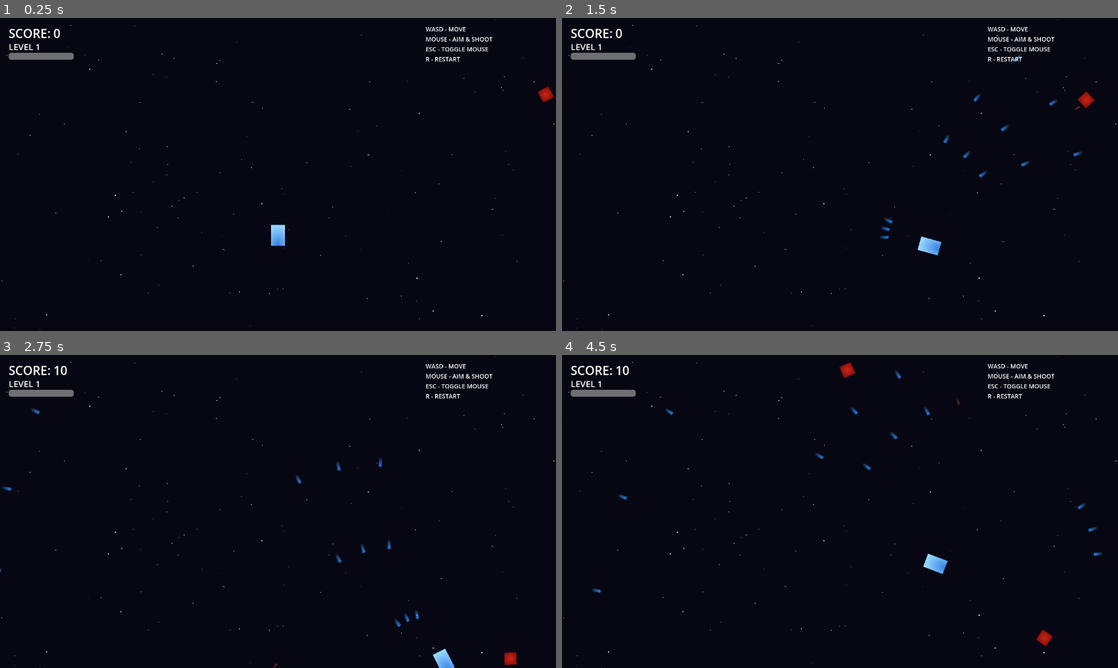
Above: before the commit, frames 1-4 (two rows, left to right).
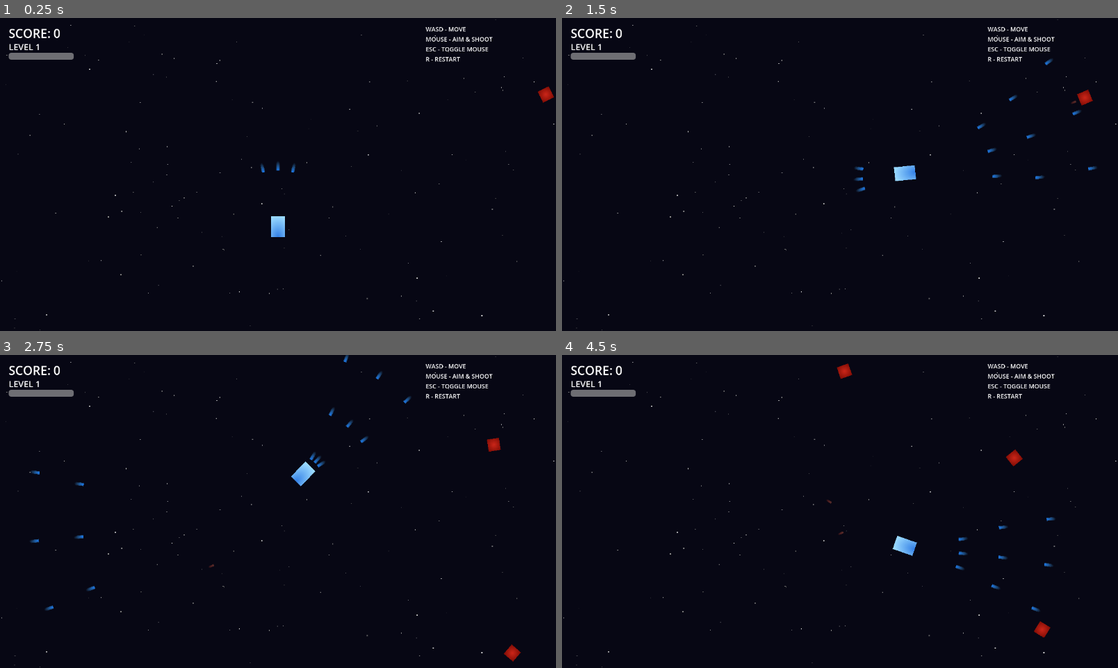
Above: after the commit, the same moments.

Repository: July-X/godot-game-one
Game: Godot game, scene res://scenes/main.tscn
The game is run twice, just before and just after one commit, with the same random seed, the same clock (stepped at 60 frames per second) and the same inputs.
Inputs (mouse positions are in pixels of both pictures, inside the frame that each line leads up to):
- Up to frame 1 (0.25 s): no input
- Up to frame 2 (1.5 s): tap Enter at 0.5 s; move the mouse to (962, 158) at 0.52 s; press the mouse at (962, 158) at 0.53 s; hold D (move_right, bound only before the commit) 0.53-1.28 s; move the mouse to (728, 190) at 1.27 s; release the mouse at (728, 190) at 1.28 s; hold S (move_down, bound only before the commit) from 1.28 s (still down); click (728, 190) at 1.35 s
- Up to frame 3 (2.75 s): move the mouse to (333, 442) at 2.02 s; release S (move_down, bound only before the commit) at 2.03 s; press the mouse at (333, 442) at 2.03 s; hold D (move_right, bound only before the commit) from 2.03 s (still down); tap R at 2.1 s
- Up to frame 4 (4.5 s): move the mouse to (812, 574) at 2.77 s; release D (move_right, bound only before the commit) at 2.78 s; release the mouse at (812, 574) at 2.78 s; hold W (move_up, bound only before the commit) 2.78-3.53 s; click (812, 574) at 2.85 s; move the mouse to (1006, 558) at 3.52 s; press the mouse at (1006, 558) at 3.53 s; hold A (move_left, bound only before the commit) from 3.53 s (still down); move the mouse to (673, 464) at 4.27 s; release the mouse at (673, 464) at 4.28 s; tap R at 4.35 s

The runs differ from the first frame. In frame 1, 0.3% of the frame differs, in the area x 46-100%, y 22-73%; in frame 2, 0.8%; in frame 3, 1.0%; in frame 4, 1.1%, in the area x 5-98%, y 2-94%.

Commit message:
feat: 鼠标方向移动+自动射击+自动拾取道具

Diff:
--- a/project.godot
+++ b/project.godot
@@ -1,49 +1,32 @@
 ; Engine configuration file.
+; It's best edited using the editor UI and not directly,
+; since the parameters that go here are not all obvious.
+;
+; Format:
+;   [section] ; section goes between []
+;   param=value ; assign values to parameters
+
 config_version=5
 
 [application]
+
 config/name="Space Bullet Hell"
 run/main_scene="res://scenes/main.tscn"
 config/features=PackedStringArray("4.6")
 
 [autoload]
+
 GameState="*res://scripts/game_state.gd"
 SFX="*res://scripts/sfx_manager.gd"
 
 [display]
+
 window/size/viewport_width=1280
 window/size/viewport_height=720
 window/size/mode=4
 window/size/borderless=true
 window/stretch/mode="viewport"
-window/stretch/aspect="keep"
-
-[input]
-move_up={
-"deadzone": 0.5,
-"events": [Object(InputEventKey,"resource_local_to_scene":false,"resource_name":"","device":-1,"window_id":0,"alt_pressed":false,"shift_pressed":false,"ctrl_pressed":false,"meta_pressed":false,"pressed":false,"keycode":0,"physical_keycode":87,"key_label":0,"unicode":119,"location":0,"echo":false,"script":null)
-]
-}
-move_down={
-"deadzone": 0.5,
-"events": [Object(InputEventKey,"resource_local_to_scene":false,"resource_name":"","device":-1,"window_id":0,"alt_pressed":false,"shift_pressed":false,"ctrl_pressed":false,"meta_pressed":false,"pressed":false,"keycode":0,"physical_keycode":83,"key_label":0,"unicode":115,"location":0,"echo":false,"script":null)
-]
-}
-move_left={
-"deadzone": 0.5,
-"events": [Object(InputEventKey,"resource_local_to_scene":false,"resource_name":"","device":-1,"window_id":0,"alt_pressed":false,"shift_pressed":false,"ctrl_pressed":false,"meta_pressed":false,"pressed":false,"keycode":0,"physical_keycode":65,"key_label":0,"unicode":97,"location":0,"echo":false,"script":null)
-]
-}
-move_right={
-"deadzone": 0.5,
-"events": [Object(InputEventKey,"resource_local_to_scene":false,"resource_name":"","device":-1,"window_id":0,"alt_pressed":false,"shift_pressed":false,"ctrl_pressed":false,"meta_pressed":false,"pressed":false,"keycode":0,"physical_keycode":68,"key_label":0,"unicode":100,"location":0,"echo":false,"script":null)
-]
-}
-shoot={
-"deadzone": 0.5,
-"events": [Object(InputEventMouseButton,"resource_local_to_scene":false,"resource_name":"","device":-1,"window_id":0,"alt_pressed":false,"shift_pressed":false,"ctrl_pressed":false,"meta_pressed":false,"button_mask":1,"position":Vector2(0, 0),"global_position":Vector2(0, 0),"factor":1.0,"button_index":1,"canceled":false,"pressed":true,"double_click":false,"script":null)
-]
-}
 
 [rendering]
+
 textures/canvas_textures/default_texture_filter=0
--- a/scenes/entities/player.tscn
+++ b/scenes/entities/player.tscn
@@ -25,9 +25,11 @@
 fill = 1
 fill_from = Vector2(0.5, 0.5)
 
-[sub_resource type="CapsuleShape2D" id="6"]
+[sub_resource type="CircleShape2D" id="6"]
 radius = 6.0
-height = 28.0
+
+[sub_resource type="CircleShape2D" id="7"]
+radius = 80.0
 
 [node name="Player" type="CharacterBody2D"]
 collision_layer = 1
@@ -45,3 +47,10 @@
 visible = false
 position = Vector2(0, -20)
 texture = SubResource("5")
+
+[node name="PickupArea" type="Area2D" parent="."]
+collision_layer = 8
+collision_mask = 8
+
+[node name="CollisionShape2D" type="CollisionShape2D" parent="PickupArea"]
+shape = SubResource("7")
--- a/scripts/player.gd
+++ b/scripts/player.gd
@@ -2,9 +2,10 @@
 
 signal died
 
-@export var move_speed: float = 300.0
-@export var acceleration: float = 1500.0
-@export var friction: float = 800.0
+@export var move_speed: float = 280.0
+@export var acceleration: float = 1200.0
+@export var friction: float = 600.0
+@export var pickup_radius: float = 80.0
 
 var _shoot_timer: float = 0.0
 var _invincible_timer: float = 0.0
@@ -12,24 +13,30 @@
 var _explosion_scene = preload("res://scenes/effects/explosion.tscn")
 
 @onready var _sprite: Sprite2D = $Sprite2D
-@onready var _collision: CollisionShape2D = $CollisionShape2D
 @onready var _muzzle_flash: Sprite2D = $MuzzleFlash
+@onready var _pickup_area: Area2D = $PickupArea
 
 func _ready() -> void:
 	_muzzle_flash.visible = false
+	if _pickup_area:
+		_pickup_area.body_entered.connect(_on_pickup_body_entered)
+		## 拾取范围可视化（调试用，可关闭）
+		if _pickup_area.get_child_count() > 0:
+			_pickup_area.get_child(0).shape.radius = pickup_radius
 
 func _physics_process(delta: float) -> void:
 	if not GameState.game_running:
 		return
 
-	## WASD 移动（带加减速）
-	var input := Vector2.ZERO
-	input.x = Input.get_axis("move_left", "move_right")
-	input.y = Input.get_axis("move_up", "move_down")
+	var mouse_pos := get_global_mouse_position()
+	var to_mouse: Vector2 = global_position.direction_to(mouse_pos)
+	var mouse_dist: float = global_position.distance_to(mouse_pos)
 
-	if input.length() > 0:
-		input = input.normalized()
-		velocity = velocity.lerp(input * move_speed, acceleration * delta / move_speed)
+	## 鼠标方向移动 — 距离越远速度越快
+	if mouse_dist > 30.0:
+		var speed_ratio: float = clamp(mouse_dist / 200.0, 0.1, 1.0)
+		var target_vel: Vector2 = to_mouse * move_speed * speed_ratio
+		velocity = velocity.lerp(target_vel, acceleration * delta / move_speed)
 	else:
 		velocity = velocity.move_toward(Vector2.ZERO, friction * delta)
 
@@ -37,18 +44,20 @@
 
 	## 限制在屏幕内
 	var screen_size := get_viewport_rect().size
-	global_position.x = clamp(global_position.x, 16, screen_size.x - 16)
-	global_position.y = clamp(global_position.y, 16, screen_size.y - 16)
+	global_position.x = clamp(global_position.x, 20, screen_size.x - 20)
+	global_position.y = clamp(global_position.y, 20, screen_size.y - 20)
 
 	## 朝向鼠标
-	var mouse_pos := get_global_mouse_position()
-	var angle := global_position.angle_to_point(mouse_pos)
+	var angle: float = global_position.angle_to_point(mouse_pos)
 	rotation = angle + PI * 0.5
 
-	## 射击
+	## 自动射击
 	_shoot_timer -= delta
-	if Input.is_action_pressed("shoot") and _shoot_timer <= 0.0:
+	if _shoot_timer <= 0.0:
 		_shoot()
+
+	## 自动拾取道具
+	_try_pickup_nearby()
 
 	## 无敌闪烁
 	if _invincible_timer > 0:
@@ -62,18 +71,18 @@
 	SFX.play_shoot()
 
 	var mouse_pos := get_global_mouse_position()
-	var base_angle := global_position.angle_to_point(mouse_pos)
-	var bullet_count := GameState.get_bullet_count()
-	var spread := deg_to_rad(GameState.get_bullet_spread_angle())
+	var base_angle: float = global_position.angle_to_point(mouse_pos)
+	var bullet_count: int = GameState.get_bullet_count()
+	var spread: float = deg_to_rad(GameState.get_bullet_spread_angle())
 
 	var start_angle: float = base_angle - spread * 0.5
 	var step: float = spread / max(bullet_count - 1, 1)
 
 	for i in bullet_count:
-		var angle: float = start_angle + step * i
+		var bullet_angle: float = start_angle + step * i
 		var bullet := _bullet_scene.instantiate()
 		get_tree().current_scene.add_child(bullet)
-		bullet.setup(global_position + Vector2.from_angle(angle) * 20, angle, GameState.get_bullet_damage(), true)
+		bullet.setup(global_position + Vector2.from_angle(bullet_angle) * 20, bullet_angle, GameState.get_bullet_damage(), true)
 
 	## 枪口闪烁
 	if _muzzle_flash:
@@ -81,6 +90,18 @@
 		var tween := create_tween()
 		tween.tween_property(_muzzle_flash, "modulate:a", 0.0, 0.08)
 		tween.tween_callback(func(): _muzzle_flash.visible = false)
+
+func _try_pickup_nearby() -> void:
+	## 自动拾取范围内的道具
+	var powerups := get_tree().get_nodes_in_group("powerups")
+	for pu in powerups:
+		if pu.is_inside_tree() and global_position.distance_to(pu.global_position) < pickup_radius:
+			if pu.has_method("collect"):
+				pu.collect()
+
+func _on_pickup_body_entered(body: Node2D) -> void:
+	if body.is_in_group("powerups") and body.has_method("collect"):
+		body.collect()
 
 func take_damage(amount: int = 1) -> void:
 	if _invincible_timer > 0:
--- a/scripts/powerup.gd
+++ b/scripts/powerup.gd
@@ -1,14 +1,13 @@
 extends Area2D
 
 var _type: String = "spread"
-var _lifetime: float = 8.0
+var _lifetime: float = 10.0
 var _bob_timer: float = 0.0
 
 @onready var _sprite: Sprite2D = $Sprite2D
 
 func _ready() -> void:
 	add_to_group("powerups")
-	connect("body_entered", _on_body_entered)
 
 func setup(type: String) -> void:
 	_type = type
@@ -29,27 +28,27 @@
 	_sprite.position.y = sin(_bob_timer) * 3.0
 	_lifetime -= delta
 	if _lifetime <= 0:
-		var tween := create_tween()
-		tween.tween_property(_sprite, "modulate:a", 0.0, 0.3)
-		tween.tween_callback(queue_free)
+		queue_free()
 	## 闪烁警告
 	if _lifetime < 3.0:
 		_sprite.modulate.a = 0.3 + abs(sin(_lifetime * 10)) * 0.7
 
-func _on_body_entered(body: Node2D) -> void:
-	if body.is_in_group("player"):
-		GameState.collect_powerup(_type)
-		if _type == "bomb":
-			_bomb_effect()
-		queue_free()
+func collect() -> void:
+	GameState.collect_powerup(_type)
+	if _type == "bomb":
+		_bomb_effect()
+	## 拾取特效
+	var tween := create_tween()
+	tween.set_parallel(true)
+	tween.tween_property(_sprite, "scale", Vector2(2, 2), 0.15)
+	tween.tween_property(_sprite, "modulate:a", 0.0, 0.15)
+	tween.tween_callback(queue_free)
 
 func _bomb_effect() -> void:
-	## 清屏 — 杀死所有敌人
 	var enemies := get_tree().get_nodes_in_group("enemies")
 	for e in enemies:
 		if e.has_method("die"):
 			e.die()
 	SFX.play_explosion()
-	## 屏幕震动
 	var screen_shake = preload("res://scenes/effects/screen_shake.tscn").instantiate()
 	get_tree().current_scene.add_child(screen_shake)
Not shown: 1 places in scenes/entities/player.tscn that only renumber resources
